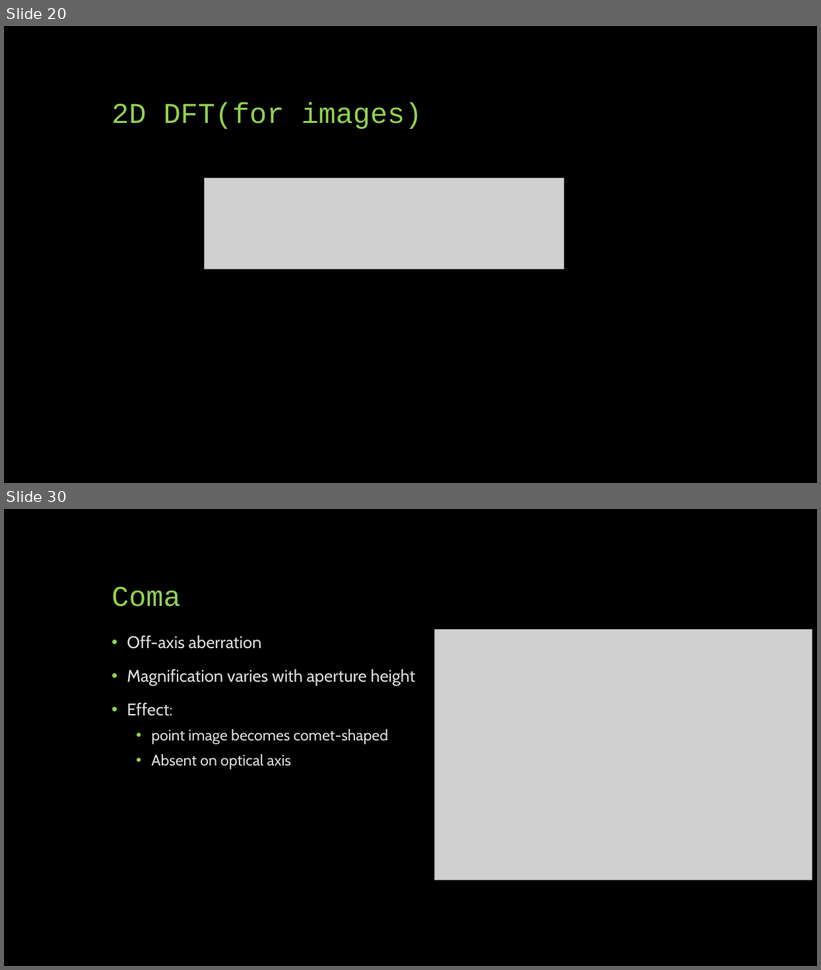
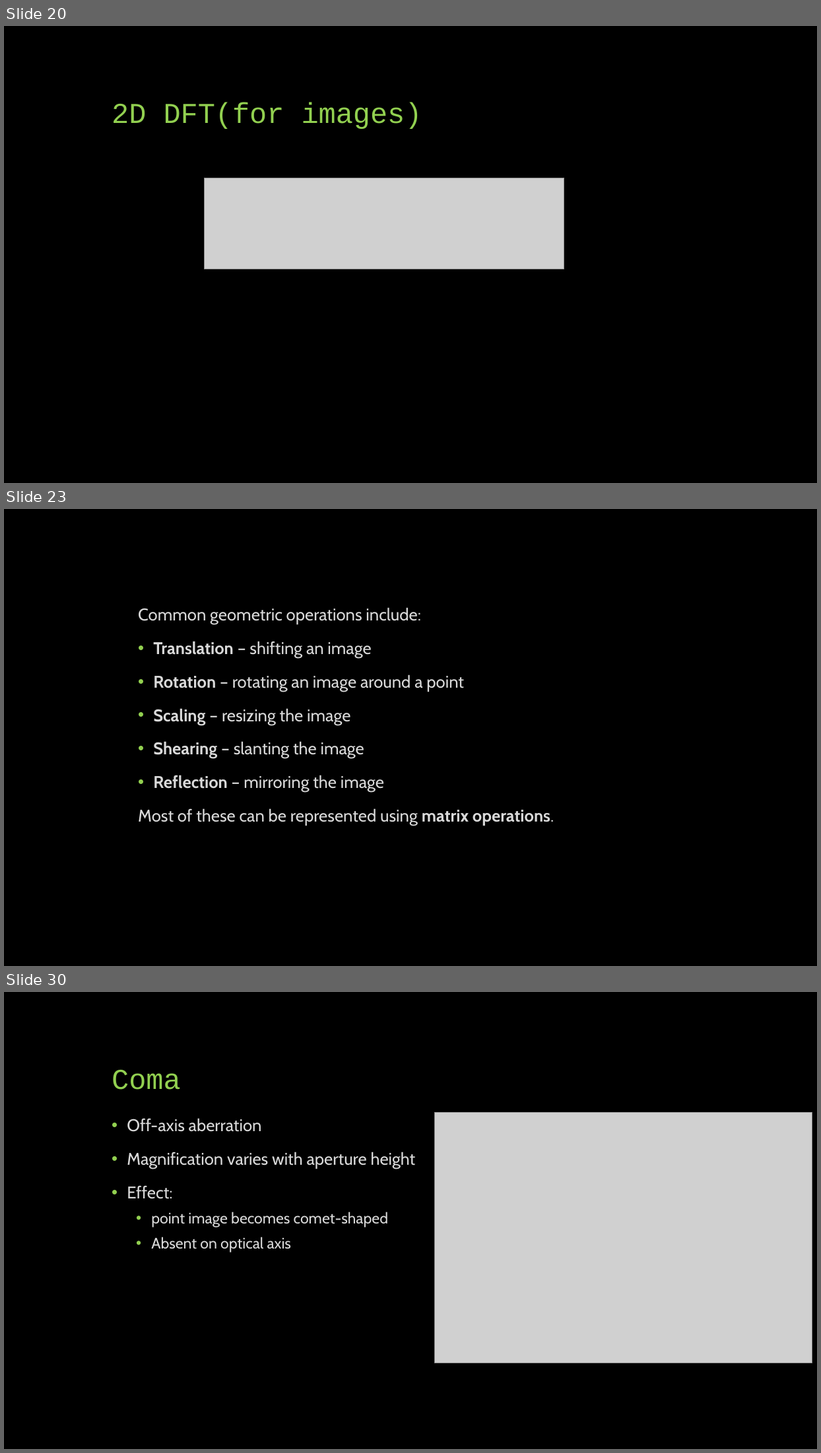
Before and after one commit to SreejithRajan-Lab/Computer-Vision, a slide deck: Presentations/Computer Vision – Module 2.pptx. Shown one above the other, each under a label of ours: slides 20 and 30 before the commit, slides 20, 23 and 30 after it; the slides between them are not shown. The pictures are 821x970 and 821x1453 pixels, drawn with LibreOffice and Linux fonts; fonts in the diff are those of the drawing; grey boxes stand for pictures. Boxes give left, top, right and bottom in pixels: in the first picture for what was removed or moved away, otherwise in the second. Text is boxed around its words. In the diff, an @@ line names an element or a change of style, - is before the commit and + after.

```diff
--- a/Presentations/Computer Vision – Module 2.pptx
+++ b/Presentations/Computer Vision – Module 2.pptx
@@ slide 23 added at (4,509,817,966), background #000000 @@
@@ text added at (138,607,554,826), 20 pt, text #D9D9D9 @@
+Common geometric operations include:
+• Translation – shifting an image
+• Rotation – rotating an image around a point
+• Scaling – resizing the image
+• Shearing – slanting the image
+• Reflection – mirroring the image
+Most of these can be represented using matrix operations.
```
Also in this commit, not shown: 8 other slides added, 9 slides removed, 1 other file.
